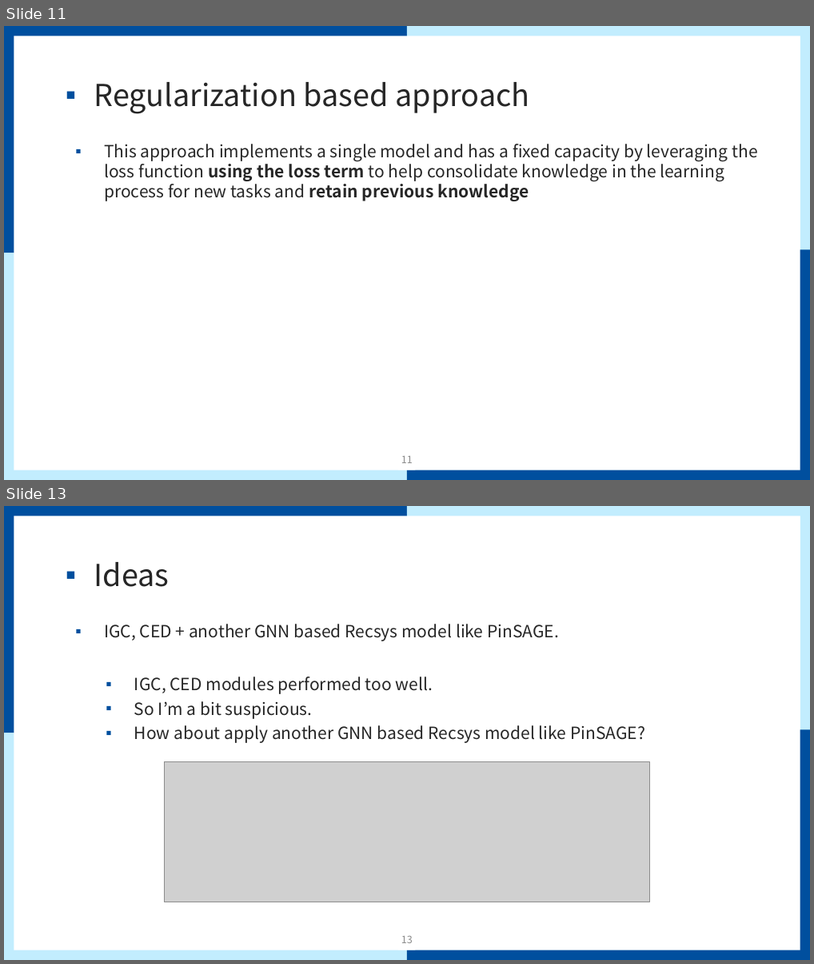
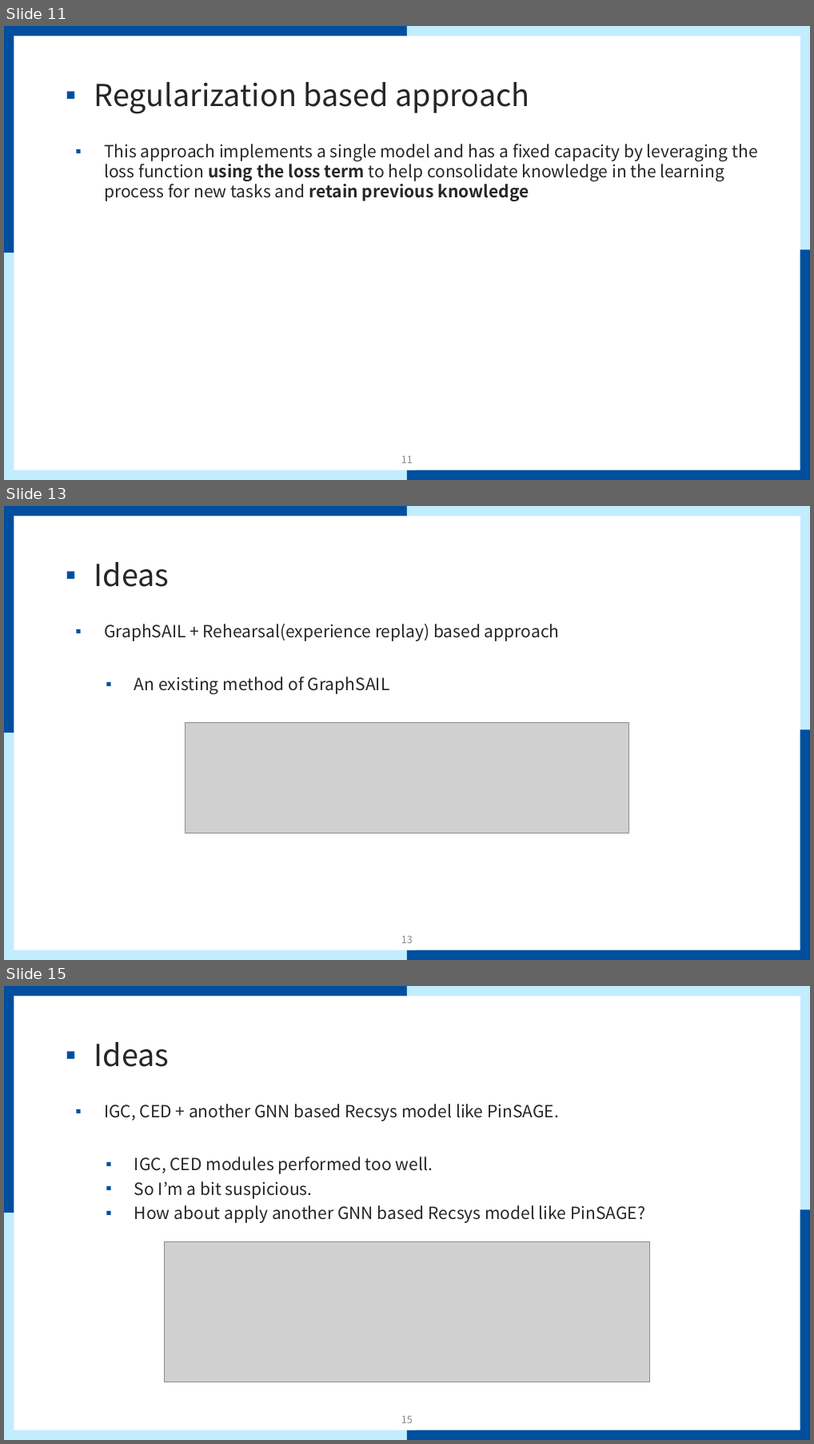
Before and after one commit to mmvv11/GraduateStudies, a slide deck: papers/papersForKCC/논문 관련 조사 및 아이디어.pptx. Shown one above the other, each under a label of ours: slides 11 and 13 before the commit, slides 11, 13 and 15 after it; the slides between them are not shown. The pictures are 814x964 and 814x1444 pixels, drawn with LibreOffice and Linux fonts; fonts in the diff are those of the drawing; grey boxes stand for pictures; background and template pictures are left out. Boxes give left, top, right and bottom in pixels: in the first picture for what was removed or moved away, otherwise in the second. Text is boxed around its words. In the diff, an @@ line names an element or a change of style, - is before the commit and + after.

```diff
--- a/papers/papersForKCC/논문 관련 조사 및 아이디어.pptx
+++ b/papers/papersForKCC/논문 관련 조사 및 아이디어.pptx
@@ slide 13 added at [4, 506, 810, 960], background #FFFFFF; not listed: 9 template elements that a slide beside it also shows @@
@@ title added at [94, 562, 170, 587], 36 pt, text #262626 @@
+▪ Ideas
@@ text added at [104, 624, 560, 694], 20 pt, text #262626 @@
+▪ GraphSAIL + Rehearsal(experience replay) based approach
+  ▪ An existing method of GraphSAIL
@@ picture added at [186, 723, 629, 833] @@
@@ page number added at [402, 936, 413, 943], 12 pt, text #8C8C8C @@
+13
@@ what was slide 13 is now slide 15 @@
```
Also in this commit, not shown: 2 slides changed, 1 other slide added, 1 slide removed.
